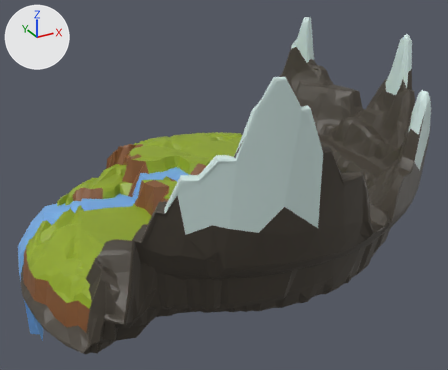
What one commit did to the Blender file Assets/Models/level_1_ous.blend.
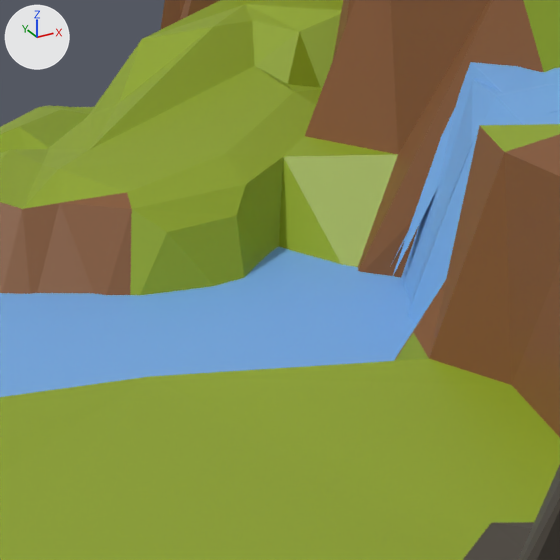
Each version appears first whole from a camera (50 mm lens) standing at (-118.7, -224.0, 112.9) and looking at (4.4, -0.1, 0.9), and next in a close-up on the part from 20% to 34% of the width and 45% to 62% of the height. Every picture has the same lights, and +X, +Y and +Z are marked at upper left.

The older version as bpy lines, for what is in view:
```python
me_snow_peaks = bpy.data.meshes.new('snow_peaks')
me_snow_peaks.from_pydata(...)  # 3960 vertices, 6300 faces; spans x -17.4..17.4, y -17.4..17.4, z -7.5..14.3
# faces by material slot: [179, 1190, 3835, 1096]
me_snow_peaks.materials.append(mat_snow)  # white #d2e7e4
me_snow_peaks.materials.append(mat_basin)  # brown #84542e
me_snow_peaks.materials.append(mat_mountain)  # brown #474037
me_snow_peaks.materials.append(mat_grass)  # green #8fa61f
# before: 224 (-6.3, 8.0, -2.6), 3106 (-6.3, 8.0, -2.6), 3111 (-6.7, 7.9, -1.8) at pixel (236, 215)
me_water_1 = bpy.data.meshes.new('water_1')
me_water_1.from_pydata(...)  # 1349 vertices, 2420 faces; spans x -83.3..56.3, y -56.4..56.9, z -78.9..0.1
me_water_1.materials.append(mat_material_001)  # blue #76ade7
ob_level_1 = bpy.data.objects.new('level_1', me_snow_peaks)
ob_level_1.location = (0.0, 0.0, 0.0)
ob_level_1.scale = (5.0, 5.0, 5.0)
ob_level_1_water = bpy.data.objects.new('level_1_water', me_water_1)
ob_level_1_water.location = (0.0, 0.0, 0.0)
```
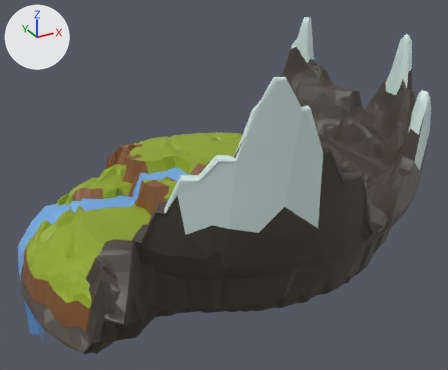
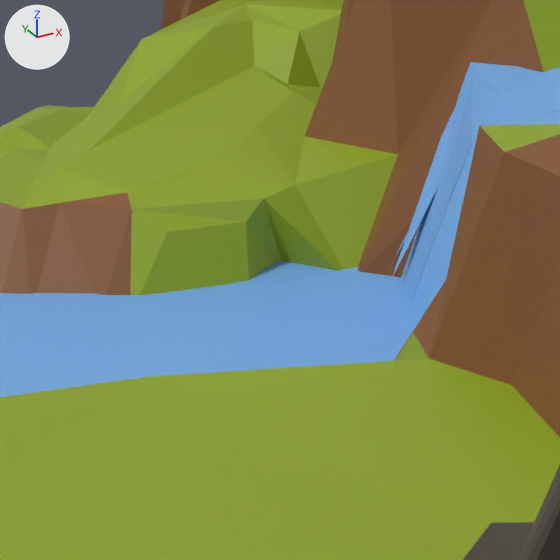
Location of each change, (x1, y1, x2, y2) in pixels of the close-ups (560 x 560 px; the box of a moved part takes in the faces that stretch with it):
part 1 of me_snow_peaks, moved or reshaped: (132, 125, 398, 286) in both

What the commit changed:
me_snow_peaks has 3960 vertices, 6300 faces and spans x -17.4..17.4, y -17.4..17.4, z -7.5..14.3.
me_snow_peaks is used by ob_level_1; location (0.0, 0.0, 0.0); scale (5.0, 5.0, 5.0).
Part 1, on me_snow_peaks:
Vertices 224, 3106, 3111 of me_snow_peaks move by (0.0, -0.2, 0.0).
Vertex 3098 of me_snow_peaks moves from (-5.9, 8.7, -1.6) at pixel (283, 156) to (-6.1, 7.9, -1.6) at pixel (295, 184).
Vertex 3110 of me_snow_peaks moves from (-6.5, 8.2, -1.6) at pixel (245, 184) to (-6.5, 7.7, -1.6) at pixel (263, 198).
